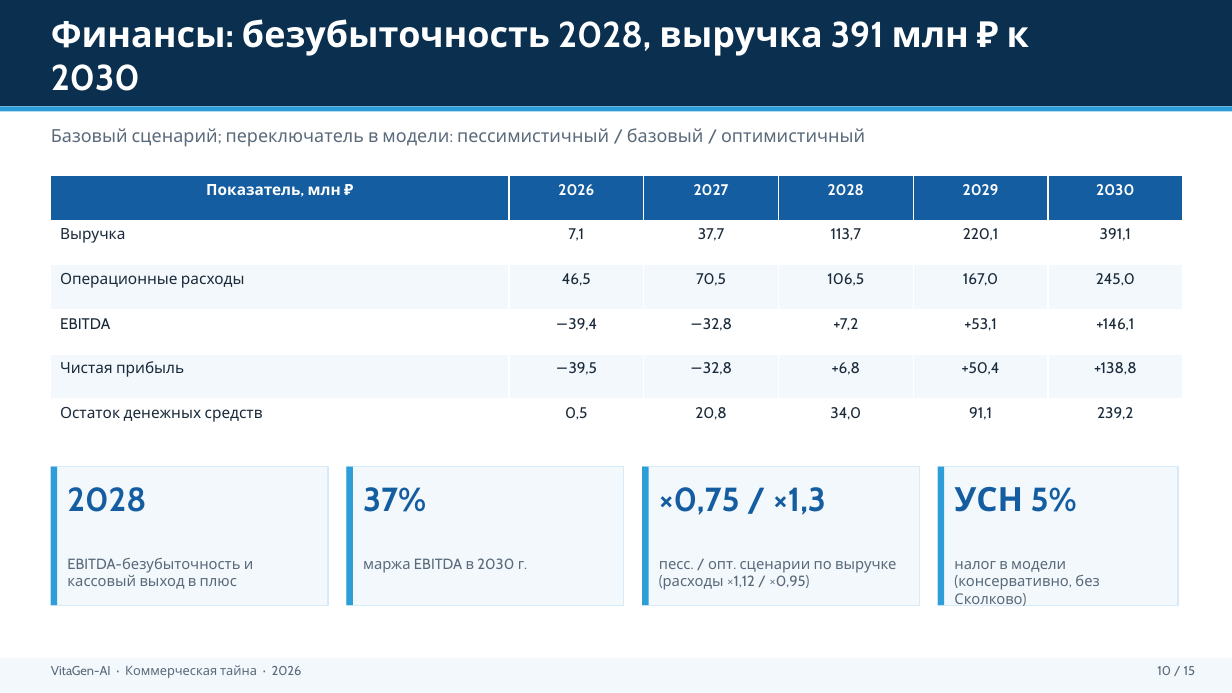
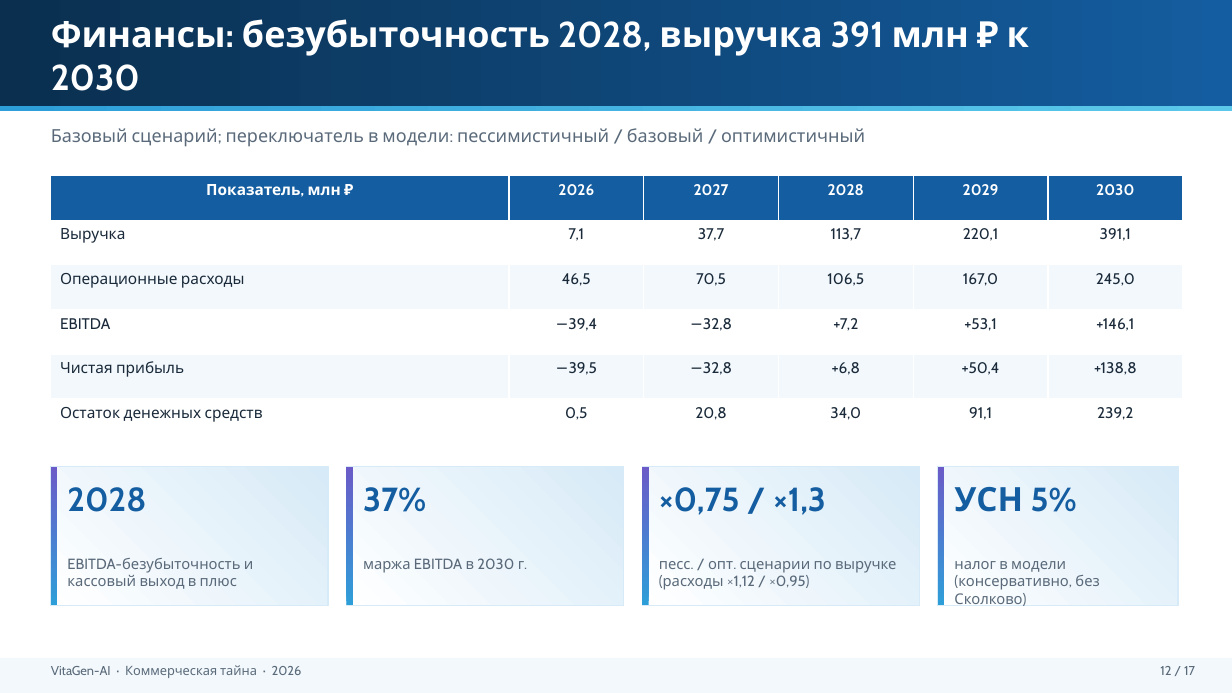
Before and after one commit to Mary-RND/vebinar-ii-analitik-landing, a slide deck: slide 12 of Business plan/Готовые документы/VitaGen_Инвестиционная_презентация.pptx (slide 10 before the commit). Drawn at 1232x693 pixels with LibreOffice and Linux fonts; fonts in the diff are those of the drawing. Boxes give left, top, right and bottom in pixels: in the first picture for what was removed or moved away, otherwise in the second. Text is boxed around its words. In the diff, an @@ line names an element or a change of style, - is before the commit and + after.

```diff
--- a/Business plan/Готовые документы/VitaGen_Инвестиционная_презентация.pptx
+++ b/Business plan/Готовые документы/VitaGen_Инвестиционная_презентация.pptx
@@ rectangle at [0, 0, 1232, 106]: fill #0A2F4F to gradient #0A2F4F to #145DA0 @@
@@ rectangle at [0, 106, 1232, 112]: fill #2E9ED8 to gradient #2E9ED8 to #5BC8EA @@
@@ fill #F2F8FC to gradient #FFFFFF to #D6EAF7 in 4 elements at [51, 467, 328, 605], [347, 467, 624, 605], [642, 467, 920, 605], [938, 467, 1178, 605] @@
@@ fill #2E9ED8 to gradient #2E9ED8 to #6B5BC8 in 4 elements at [51, 467, 57, 605], [347, 467, 353, 605], [642, 467, 649, 605], [938, 467, 945, 605] @@
@@ text at [1160, 666, 1195, 675]: text changed @@
-10 / 15
+12 / 17
```
Also in this commit, not shown: 14 other slides changed, 2 slides added, 11 other files.
